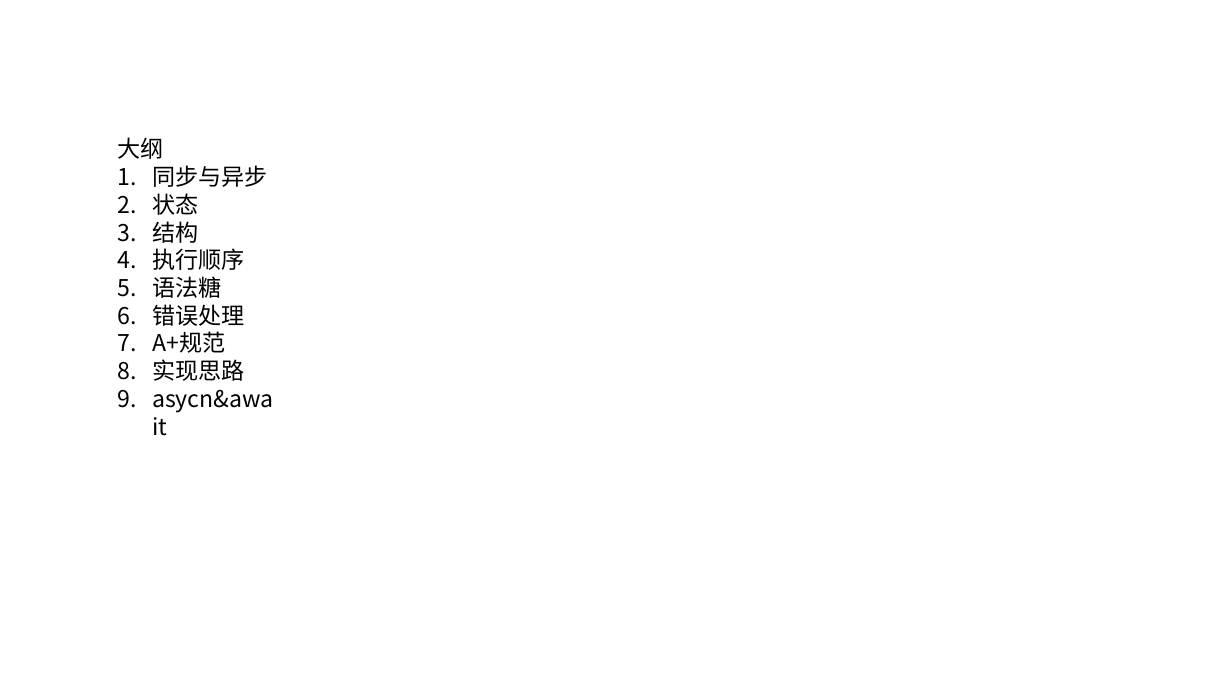
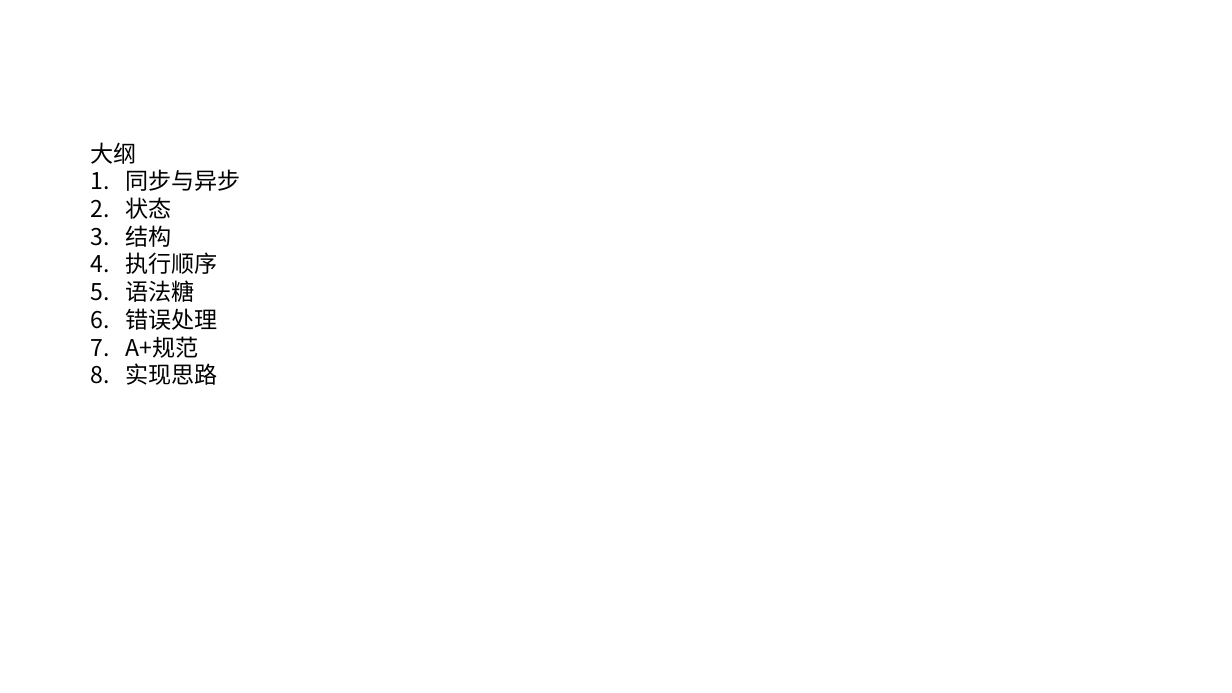
Before and after one commit to kovarxu/Own, a slide deck: slide 1 of tools/myPromise/Promise.pptx. Drawn at 1232x693 pixels with LibreOffice and Linux fonts; fonts in the diff are those of the drawing. Boxes give left, top, right and bottom in pixels: in the first picture for what was removed or moved away, otherwise in the second. Text is boxed around its words. In the diff, an @@ line names an element or a change of style, - is before the commit and + after.

```diff
--- a/tools/myPromise/Promise.pptx
+++ b/tools/myPromise/Promise.pptx
@@ text "大纲": place and size @@
-text "大纲" at box(118, 137, 274, 413)
+text "大纲" at box(91, 142, 240, 385)
@@ text at box(152, 390, 274, 413): paragraph removed @@
-9. asycn&await
```
Also in this commit, not shown: 1 other slide changed, 2 other files.
